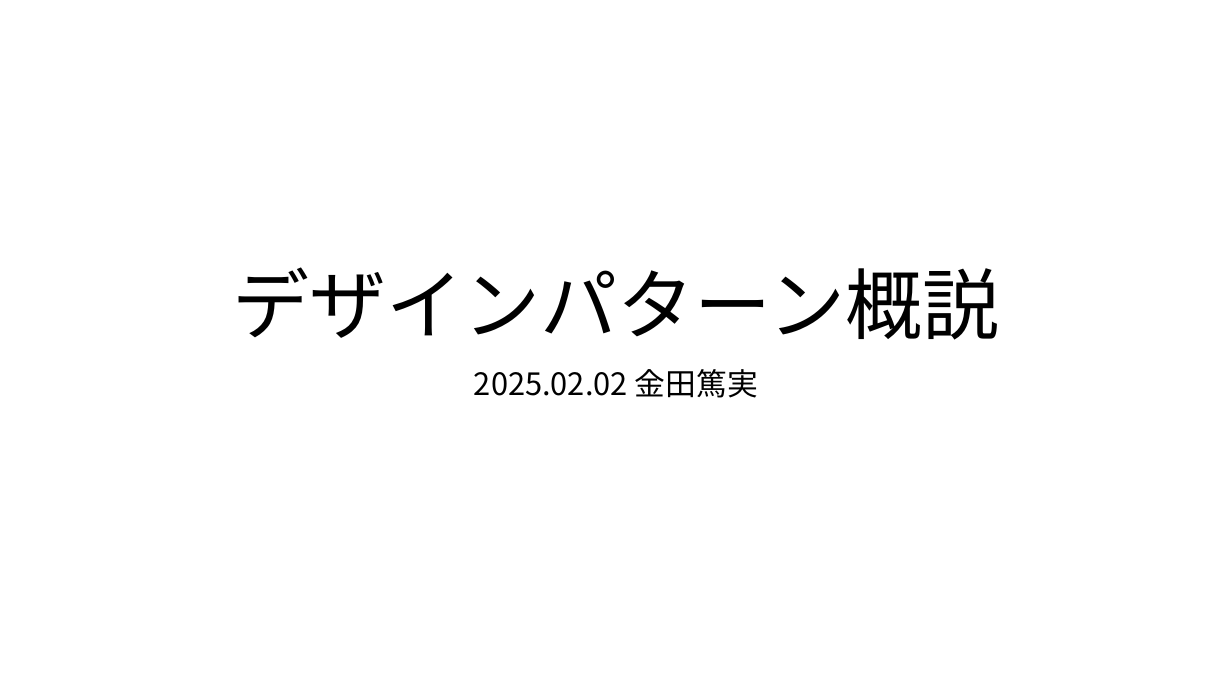
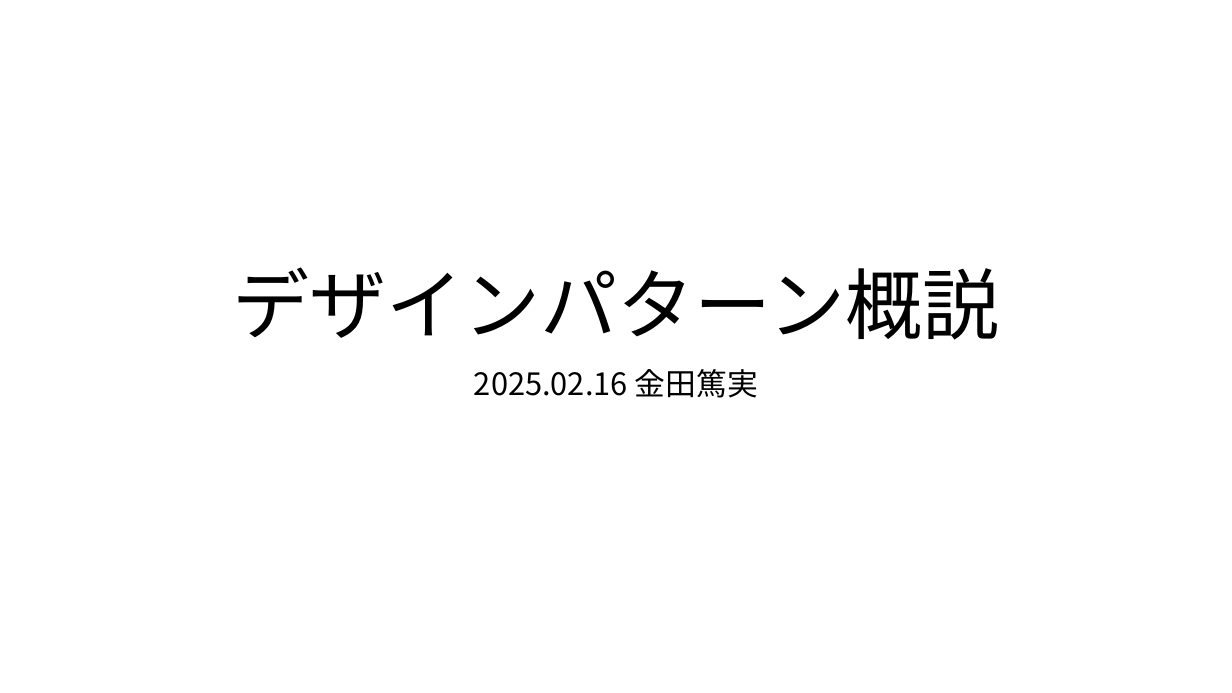
Before and after one commit to acchi17/CsSamply_DesignPattern, a slide deck: slide 1 of デザインパターン概説.pptx. Drawn at 1232x693 pixels with LibreOffice and Linux fonts; fonts in the diff are those of the drawing. Boxes give left, top, right and bottom in pixels: in the first picture for what was removed or moved away, otherwise in the second. Text is boxed around its words. In the diff, an @@ line names an element or a change of style, - is before the commit and + after.

```diff
--- a/デザインパターン概説.pptx
+++ b/デザインパターン概説.pptx
@@ subtitle at (474,369,758,398): text changed @@
-2025.02.02 金田篤実
+2025.02.16 金田篤実
```
Also in this commit, not shown: 1 other slide changed, 1 slide added, 12 other files.
